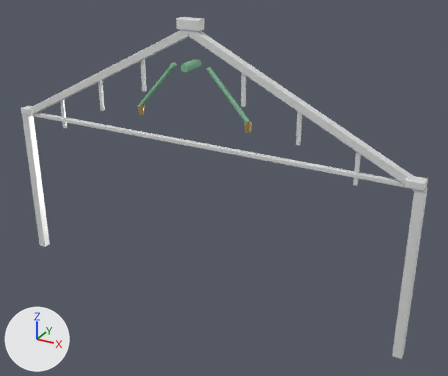
The glTF model assets/kart/riesengarten/models/gewaechshaus_bogen.glb as it was, and as the next commit left it.
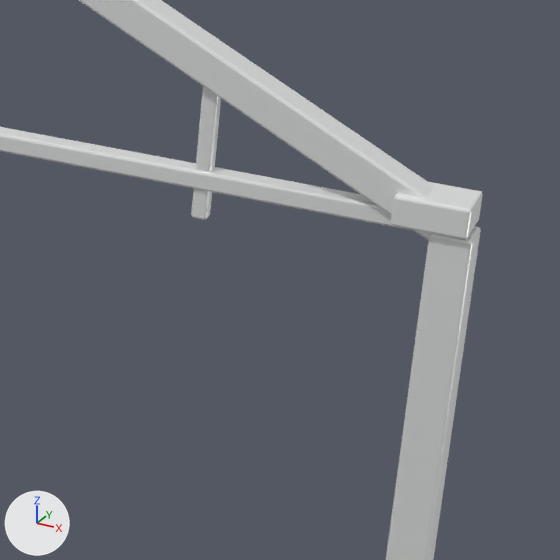
The first picture shows the older version from a 50 mm lens placed at (15.2, -24.5, 18.8), pointed at (1.5, 0.4, 6.4). The close-ups show the older and then the newer version on the part from 68% to 100% of the width and 34% to 73% of the height of that picture. Only the edits that show in the close-ups are written down. The axes (+X, +Y, +Z) are drawn at lower left. The lights are the same throughout. Objects named as collision shapes, trigger or cutter boxes, shadow casters or lower levels of detail are left out. Vertices at exactly the same position are counted once.

The first close-up shows 'gewaechshaus_bogen_lod0'.
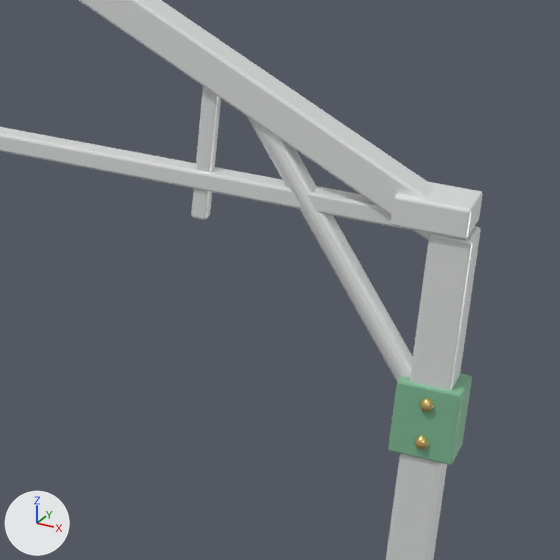
Changed parts and their boxes (x1, y1, x2, y2) in the close-ups (560 x 560 px):
part 1 of me_gewaechshaus_bogen, added (green)
    after: (388, 373, 472, 465)
part 2 of me_gewaechshaus_bogen, added
    after: (247, 116, 413, 381)
part 3 of me_gewaechshaus_bogen, added
    after: (414, 435, 429, 450)
part 4 of me_gewaechshaus_bogen, added
    after: (419, 398, 434, 412)

Diff of the bpy script that builds the scene:
```diff
--- a/assets/kart/riesengarten/models/gewaechshaus_bogen.glb.py
+++ b/assets/kart/riesengarten/models/gewaechshaus_bogen.glb.py
@@ me_gewaechshaus_bogen @@
 # used by ob_gewaechshaus_bogen_lod0; location = (0.0, 0.0, 0.0)
-me_gewaechshaus_bogen.from_pydata(...)  # 1292 vertices, 2508 faces; spans x -11.2..11.2, y -0.6..0.6, z 0.0..14.6
+me_gewaechshaus_bogen.from_pydata(...)  # 2044 vertices, 3980 faces; spans x -11.4..11.4, y -0.6..0.6, z 0.0..14.6
+# me_gewaechshaus_bogen part 1: the loose piece of 56 vertices spanning x 10.8..11.2, y -0.2..0.2, z 0.0..8.5 is copied, and the copy is scaled about its middle by (1.6, 1.19, 0.0999), then moved by (0.0, 0.0, 2.0), in mat_gh_pipe (green #89c4a0); it spans x 10.6..11.4, y -0.3..0.3, z 5.9..6.7
+# me_gewaechshaus_bogen part 2: a new loose piece of 112 vertices spanning x 8.5..11.1, y -0.1..0.1, z 6.2..9.8, in mat_gh_white (white #f7f9f8)
+# me_gewaechshaus_bogen part 3: a new loose piece of 104 vertices spanning x 10.9..11.1, y -0.4..-0.2, z 6.0..6.2, in mat_can_brass (yellow #f3d486)
+# me_gewaechshaus_bogen part 4: a new loose piece of 104 vertices spanning x 10.9..11.1, y -0.4..-0.2, z 6.4..6.6, in mat_can_brass (yellow #f3d486)
+# other edits to the shape of me_gewaechshaus_bogen do not show in these pictures
 me_gewaechshaus_bogen.materials.append(mat_gh_white)
```
